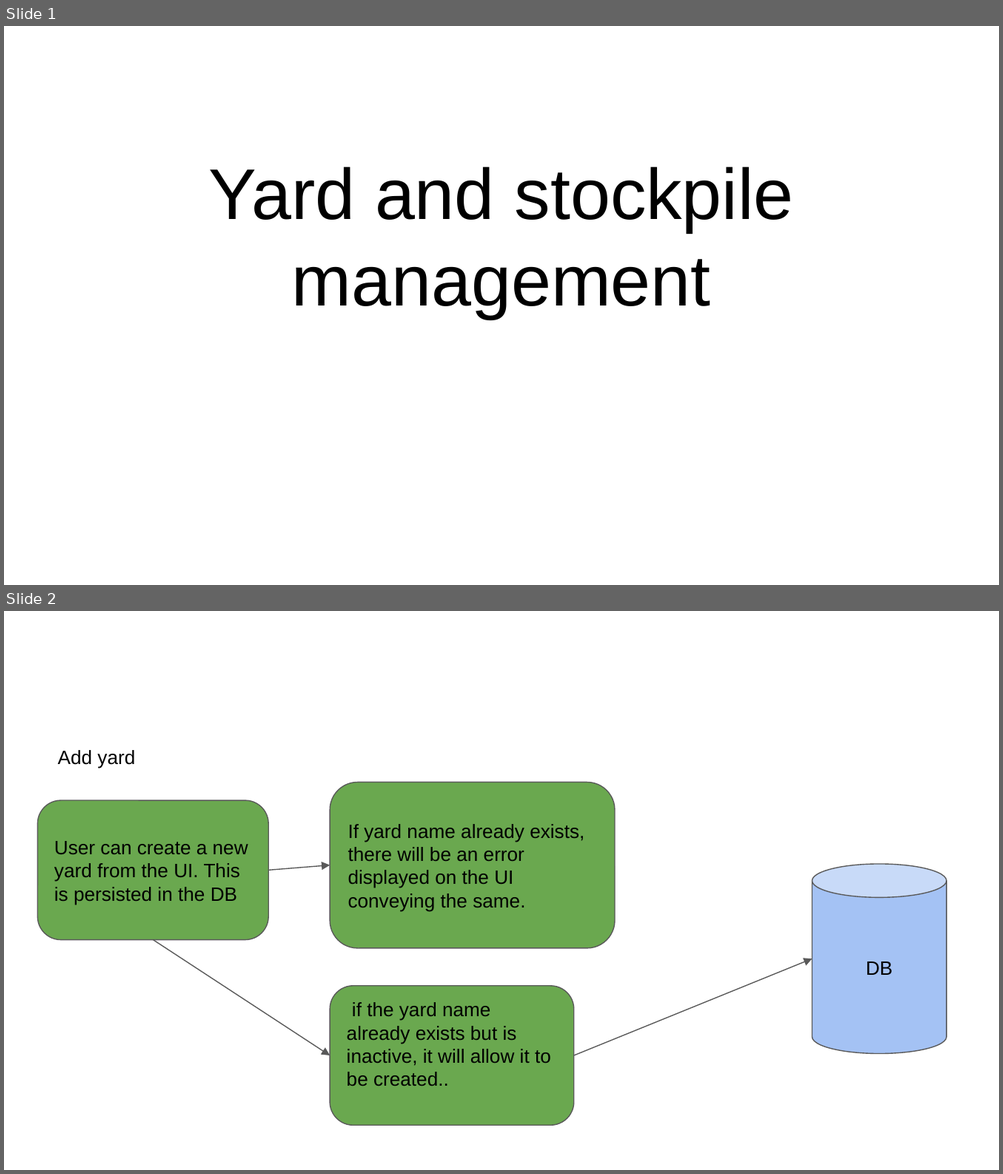
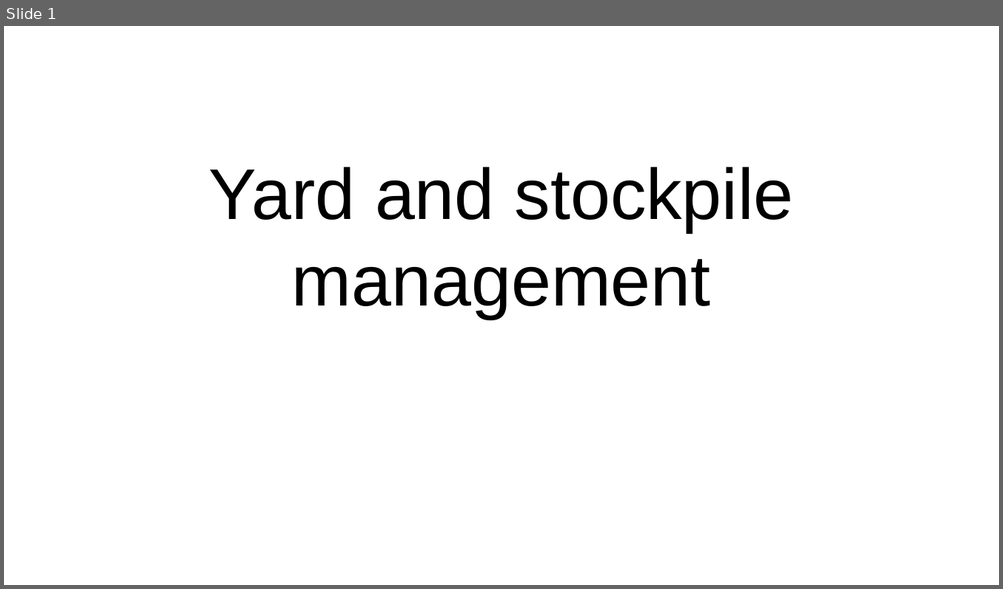
Before and after one commit to elogic-cscts/cscts_srs, a slide deck: Yard_and_Stockpile_SRS/yard-stockpile-flow.pptx. Shown one above the other, each under a label of ours: slides 1 and 2 before the commit, slide 1 after it. The pictures are 1003x1174 and 1003x589 pixels, drawn with LibreOffice and Linux fonts; fonts in the diff are those of the drawing. Boxes give left, top, right and bottom in pixels: in the first picture for what was removed or moved away, otherwise in the second. Text is boxed around its words. In the diff, an @@ line names an element or a change of style, - is before the commit and + after.

Commit message:
yard, stockpile and WB flow ppt

```diff
--- a/Yard_and_Stockpile_SRS/yard-stockpile-flow.pptx
+++ b/Yard_and_Stockpile_SRS/yard-stockpile-flow.pptx
@@ slide 2 removed at [4,611,999,1170], background #FFFFFF @@
@@ text removed at [58,750,135,769] @@
-Add yard
@@ rounded rectangle removed at [330,782,614,948] @@
-If yard name already exists, there will be an error displayed on the UI conveying the same.
@@ rounded rectangle removed at [38,801,269,940] @@
-User can create a new yard from the UI. This is persisted in the DB
@@ arrow removed from (269, 871) to (330, 866) @@
@@ cylinder removed at [811,863,946,1054] @@
-DB
@@ arrow removed from (153, 940) to (330, 1056) @@
@@ arrow removed from (574, 1056) to (811, 959) @@
@@ rounded rectangle removed at [330,986,574,1125] @@
-if the yard name already exists but is inactive, it will allow it to be created..
```
Also in this commit, not shown: 5 slides added, 6 other slides removed, 1 other file.
